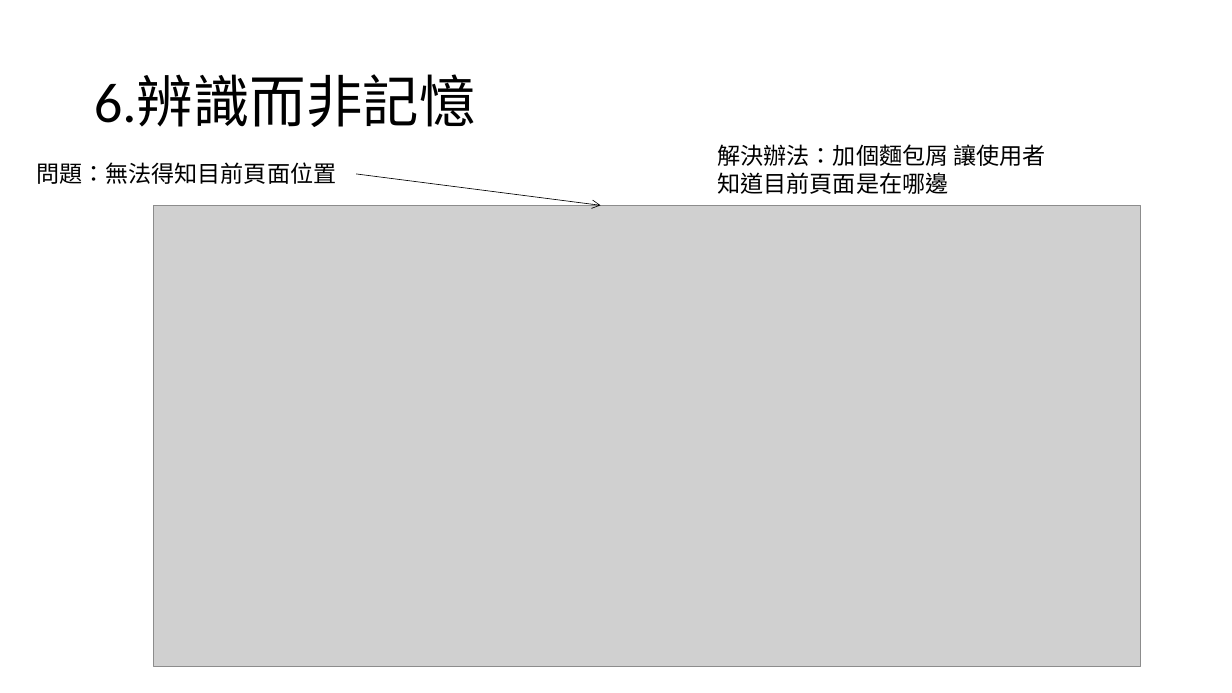
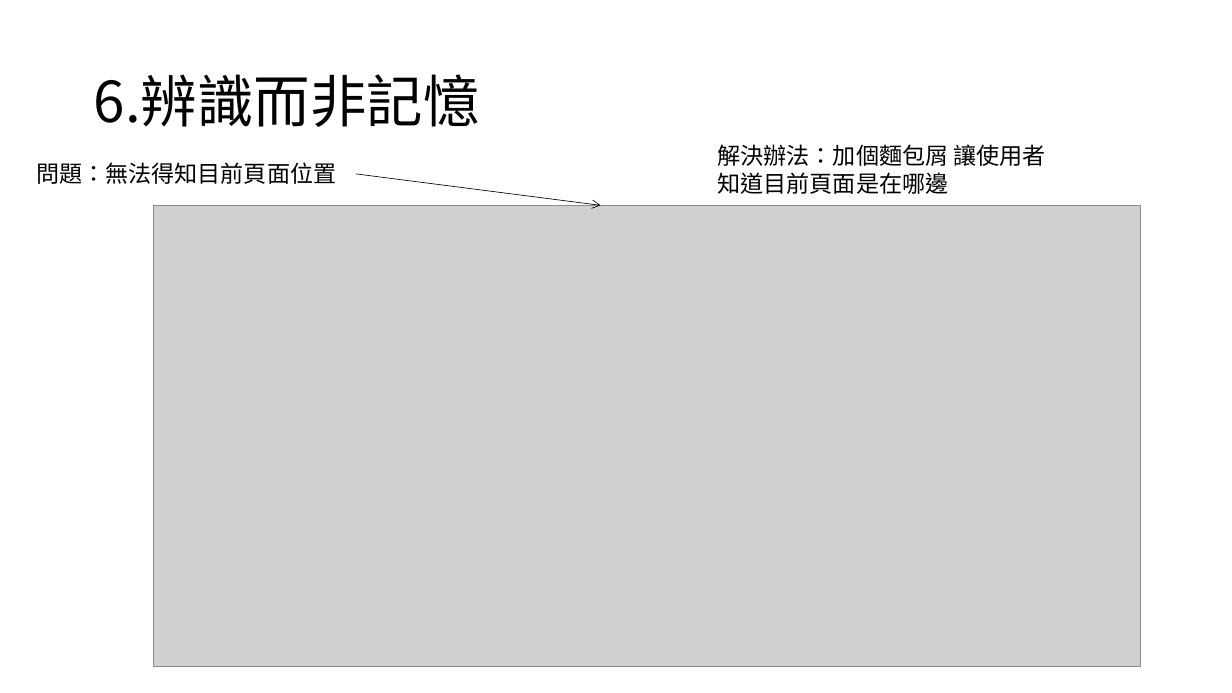
Before and after one commit to 105590015/105590015.github.io, a slide deck: slide 4 of 十大易用性檢討.pptx. Drawn at 1232x693 pixels with LibreOffice and Linux fonts; fonts in the diff are those of the drawing; grey boxes stand for pictures. Boxes give left, top, right and bottom in pixels: in the first picture for what was removed or moved away, otherwise in the second. Text is boxed around its words. In the diff, an @@ line names an element or a change of style, - is before the commit and + after.

```diff
--- a/十大易用性檢討.pptx
+++ b/十大易用性檢討.pptx
@@ title "6.辨識而非記憶" at box(94, 74, 480, 127): font Calibri to Noto Sans CJK SC @@
```
Also in this commit, not shown: 3 other slides changed, 2 slides added.
